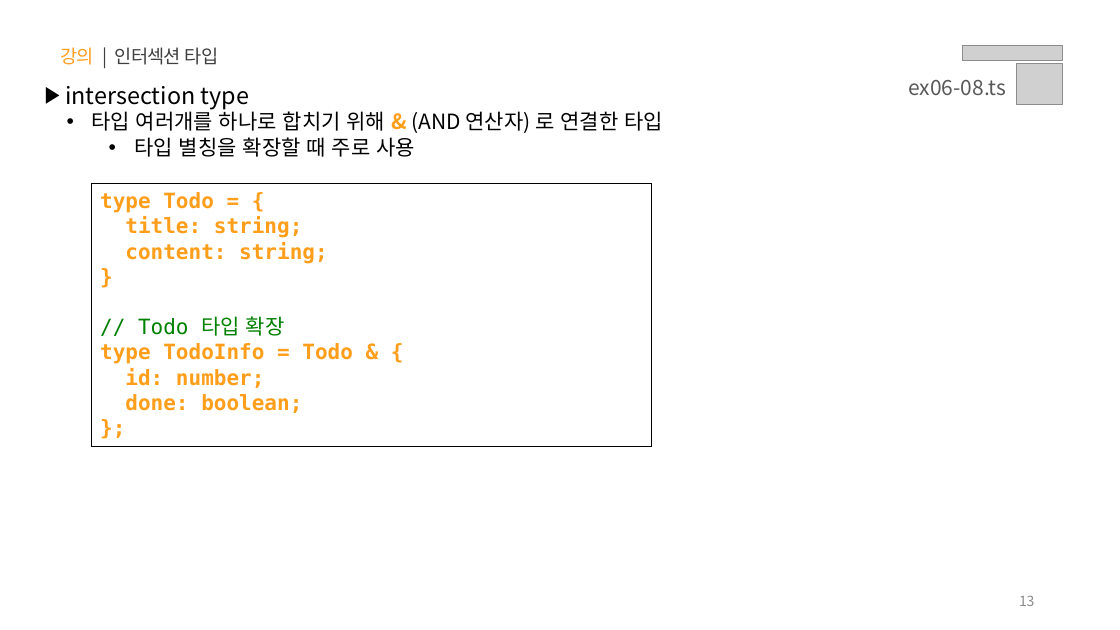
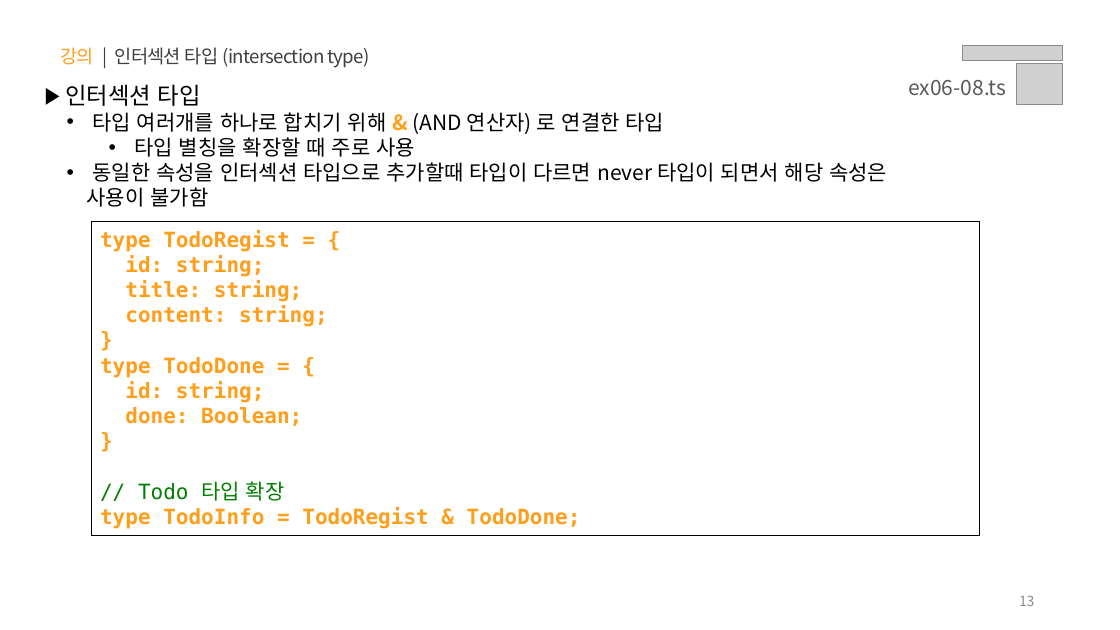
Before and after one commit to jeong0403/learn-JS, a slide deck: slide 13 of PPT/06.자바스크립트 - 타입스크립트.pptx. Drawn at 1120x630 pixels with LibreOffice and Linux fonts; fonts in the diff are those of the drawing; grey boxes stand for pictures. Boxes give left, top, right and bottom in pixels: in the first picture for what was removed or moved away, otherwise in the second. Text is boxed around its words. In the diff, an @@ line names an element or a change of style, - is before the commit and + after.

```diff
--- a/PPT/06.자바스크립트 - 타입스크립트.pptx
+++ b/PPT/06.자바스크립트 - 타입스크립트.pptx
@@ text at (x1=60, y1=47, x2=369, y2=68): text changed @@
-강의 | 인터섹션 타입
+강의 | 인터섹션 타입 (intersection type)
@@ text at (x1=65, y1=84, x2=201, y2=106): text changed @@
-▶ intersection type
+▶ 인터섹션 타입
@@ text at (x1=87, y1=162, x2=887, y2=207): paragraph added @@
+  • 동일한 속성을 인터섹션 타입으로 추가할때 타입이 다르면 never 타입이 되면서 해당 속성은 사용이 불가함
@@ rectangle "type TodoRegist = {" resized from (x1=92, y1=183, x2=652, y2=446) to (x1=92, y1=222, x2=979, y2=536) @@
@@ text in rectangle at (x1=100, y1=230, x2=289, y2=277): text changed @@
-type Todo = {
+type TodoRegist = {
+id: string;
@@ text in rectangle at (x1=100, y1=357, x2=302, y2=426): paragraphs added @@
+type TodoDone = {
+id: string;
+done: Boolean;
+}
@@ text in rectangle at (x1=100, y1=507, x2=581, y2=529): text changed @@
-type TodoInfo = Todo & {
-id: number;
-done: boolean;
-};
+type TodoInfo = TodoRegist & TodoDone;
```
Also in this commit, not shown: 19 other slides changed, 3 slides added, 1 slide removed, 43 other files.
